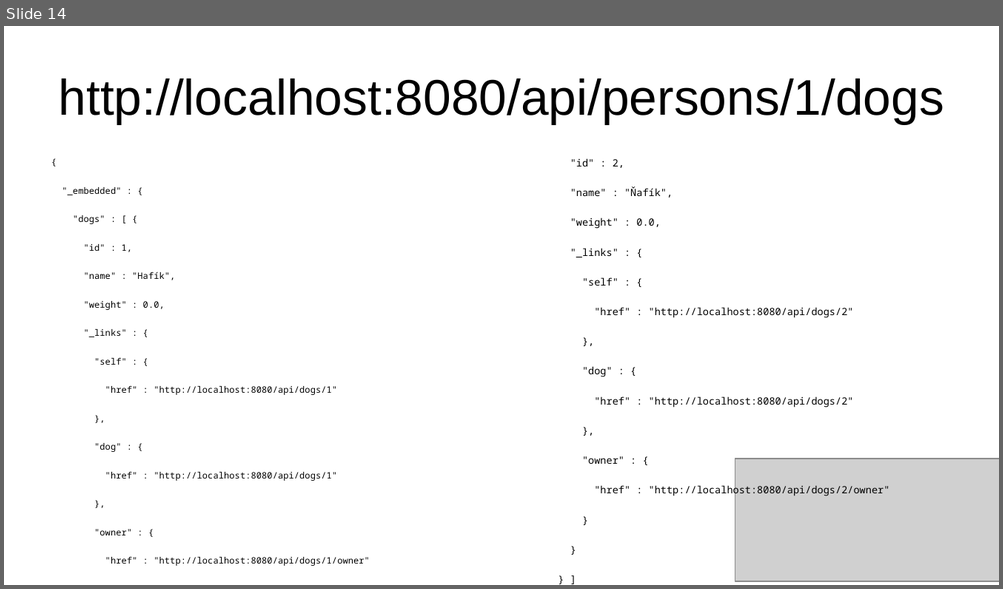
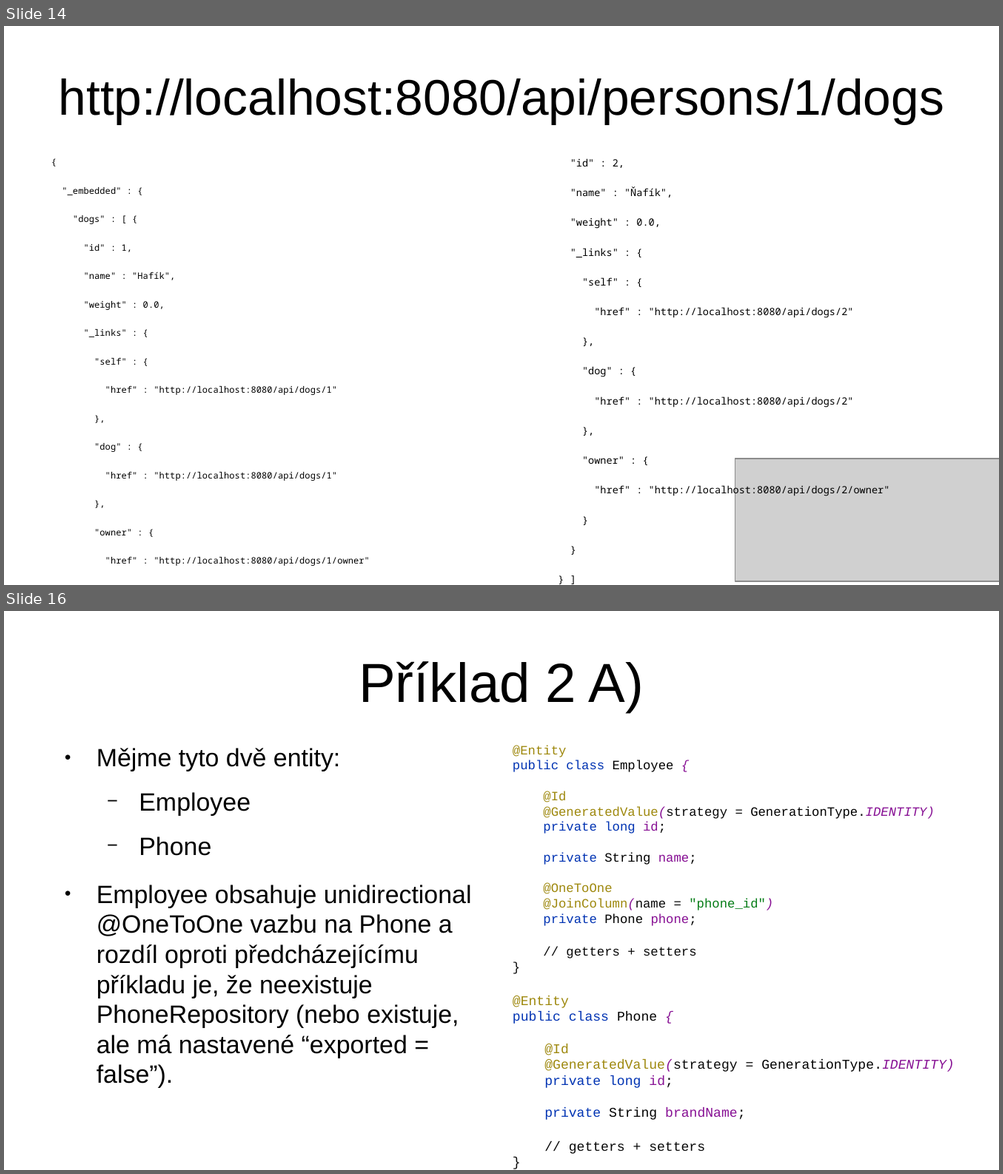
Before and after one commit to jirkapinkas/javadays-2020, a slide deck: spring-data-rest/Prednaska.odp. Shown one above the other, each under a label of ours: slide 14 before the commit, slides 14 and 16 after it; the slides between them are not shown. The pictures are 1003x589 and 1003x1174 pixels, drawn with LibreOffice and Linux fonts; fonts in the diff are those of the drawing; grey boxes stand for pictures. Boxes give left, top, right and bottom in pixels: in the first picture for what was removed or moved away, otherwise in the second. Text is boxed around its words. In the diff, an @@ line names an element or a change of style, - is before the commit and + after.

```diff
--- a/spring-data-rest/Prednaska.odp
+++ b/spring-data-rest/Prednaska.odp
@@ slide 16 added at [4, 611, 999, 1170], background #FFFFFF @@
@@ title added at [358, 661, 643, 712], 44 pt, text #000000 @@
+Příklad 2 A)
@@ text added at [96, 748, 472, 1088], 20 pt, text #000000 @@
+● Mějme tyto dvě entity:
+  − Employee
+  − Phone
+● Employee obsahuje unidirectional @OneToOne vazbu na Phone a rozdíl oproti předcházejícímu příkladu je, že neexistuje PhoneRepository (nebo existuje, ale má nastavené “exported = false”).
@@ text added at [512, 746, 953, 1154], 10.2 pt, text #9E880D @@
+@Entity
+public class Employee {
+@Id
+@GeneratedValue(strategy = GenerationType.IDENTITY)
+private long id;
+private String name;
+@OneToOne
+@JoinColumn(name = "phone_id")
+private Phone phone;
+// getters + setters
+}
+@Entity
+public class Phone {
+@Id
+@GeneratedValue(strategy = GenerationType.IDENTITY)
+private long id;
+private String brandName;
+// getters + setters
+}
```
Also in this commit, not shown: 1 slide changed, 6 other slides added, 1 slide removed, 9 other files.
